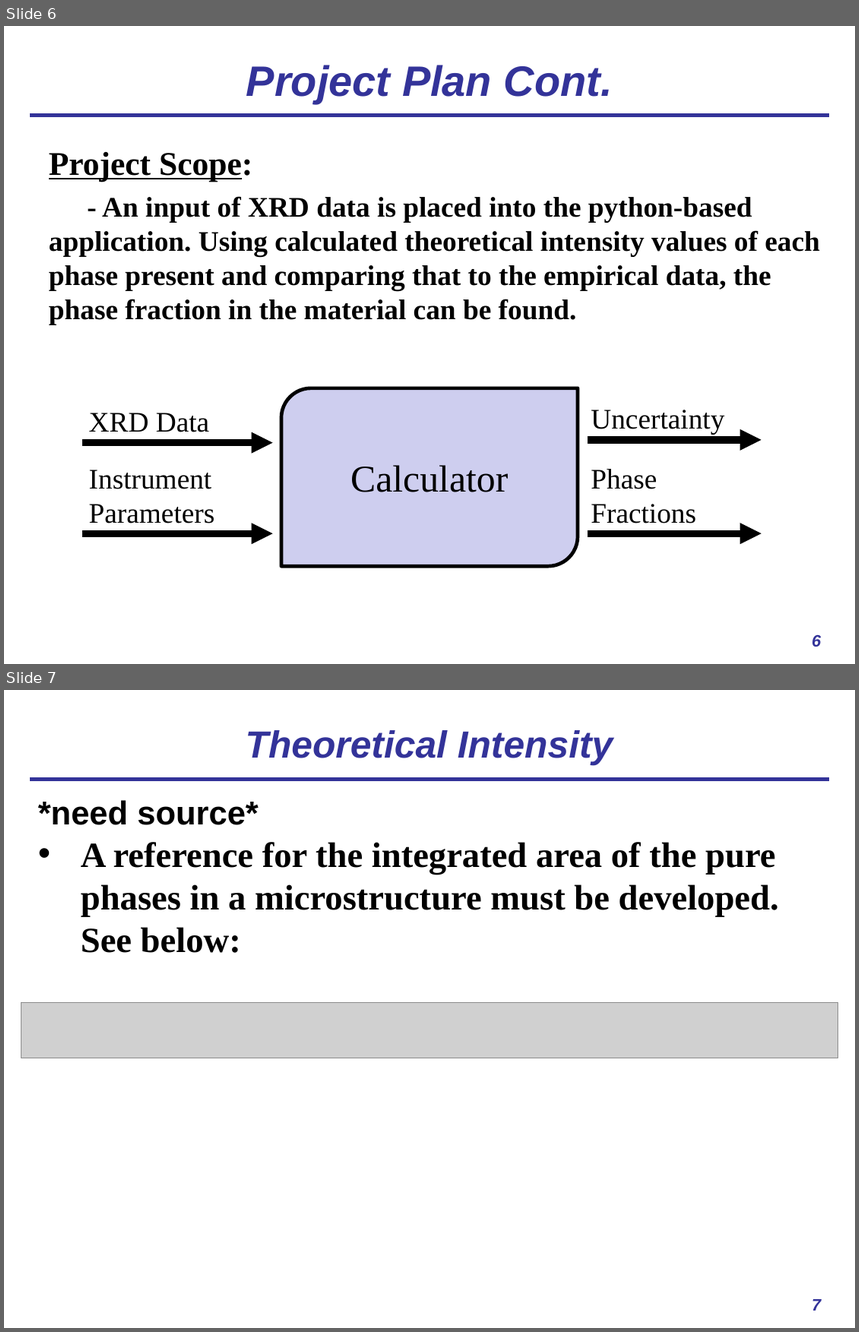
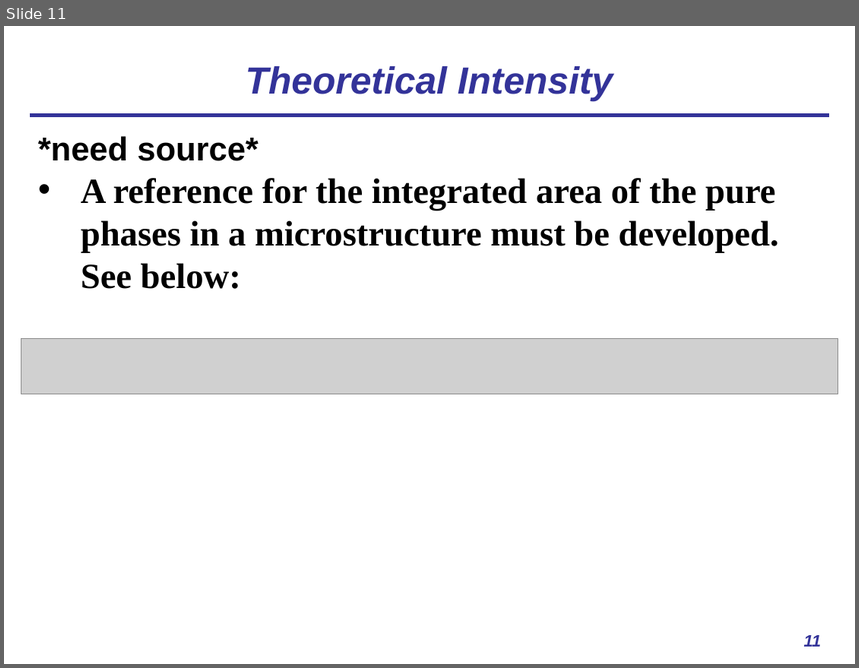
Before and after one commit to usnistgov/AusteniteCalculator, a slide deck: ASPPRC_presentation.pptx. Shown one above the other, each under a label of ours: slides 6 and 7 before the commit, slide 11 after it. The pictures are 859x1332 and 859x668 pixels, drawn with LibreOffice and Linux fonts; fonts in the diff are those of the drawing; grey boxes stand for pictures. Boxes give left, top, right and bottom in pixels: in the first picture for what was removed or moved away, otherwise in the second. Text is boxed around its words. In the diff, an @@ line names an element or a change of style, - is before the commit and + after.

```diff
--- a/ASPPRC_presentation.pptx
+++ b/ASPPRC_presentation.pptx
@@ slide 6 removed at (x1=4, y1=26, x2=855, y2=664), background #FFFFFF; not listed: 1 template element that a slide beside it also shows @@
@@ title removed at (x1=246, y1=65, x2=613, y2=104) @@
-Project Plan Cont.
@@ text removed at (x1=49, y1=152, x2=820, y2=325) @@
-Project Scope:
-- An input of XRD data is placed into the python-based application. Using calculated theoretical intensity values of each phase present and comparing that to the empirical data, the phase fraction in the material can be found.
@@ round diag rect removed at (x1=281, y1=389, x2=578, y2=566) @@
@@ text removed at (x1=89, y1=413, x2=209, y2=433) @@
-XRD Data
@@ text removed at (x1=591, y1=410, x2=724, y2=435) @@
-Uncertainty
@@ arrow removed from (82, 443) to (273, 443) @@
@@ arrow removed from (588, 440) to (762, 440) @@
@@ text removed at (x1=89, y1=470, x2=215, y2=524) @@
-Instrument Parameters
@@ text removed at (x1=351, y1=465, x2=508, y2=493) @@
-Calculator
@@ text removed at (x1=591, y1=469, x2=696, y2=524) @@
-Phase Fractions
@@ arrow removed from (82, 534) to (273, 534) @@
@@ arrow removed from (588, 534) to (762, 534) @@
@@ page number removed at (x1=812, y1=636, x2=821, y2=647) @@
-6
@@ what was slide 7 is now slide 11 @@
@@ page number at (x1=804, y1=636, x2=822, y2=647): text changed @@
-7
+11
```
Also in this commit, not shown: 5 slides changed, 6 slides added, 1 other slide removed.
